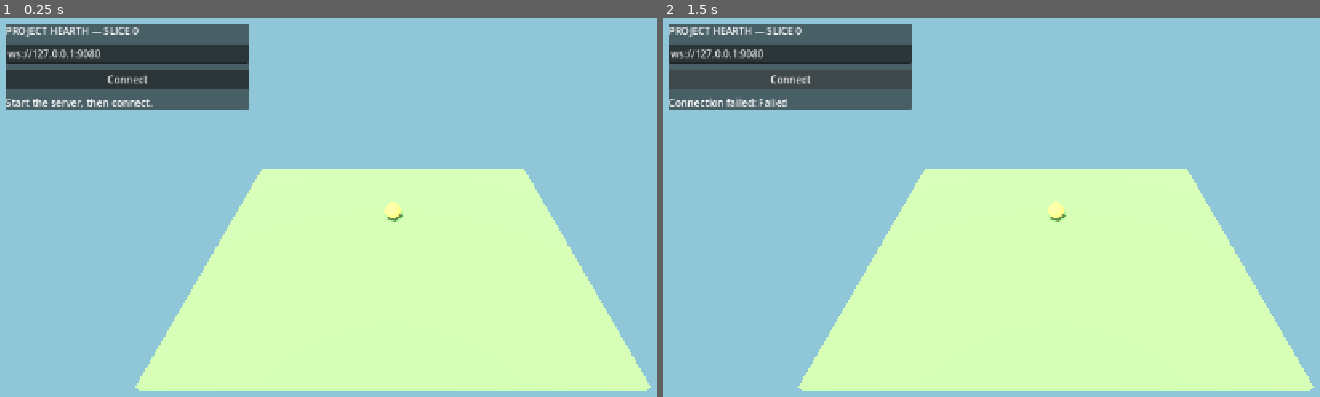
Above: before the commit, frames 1-2 (left to right).
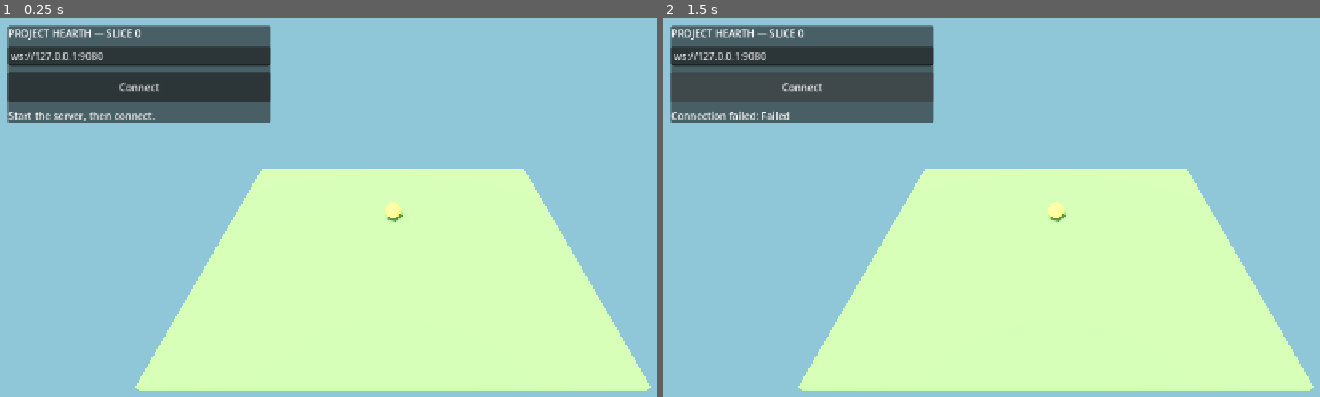
Above: after the commit, the same moments.

Repository: bayajitmohammed/project-hearth
Game: Godot game, scene res://main.tscn
The game is run twice, just before and just after one commit, with the same random seed, the same clock (stepped at 60 frames per second) and the same inputs.
Inputs:
- Up to frame 1 (0.25 s): no input
- Up to frame 2 (1.5 s): tap Enter at 0.5 s; hold D (move_right) 0.53-1.25 s; click "Connect" at 1.25 s

The runs differ from the first frame. In frame 1, 5.3% of the frame differs, in the area x 0-42%, y 1-28%; in frame 2, 5.3%.

Commit message:
Make prototype window responsive

Diff:
--- a/project.godot
+++ b/project.godot
@@ -19,8 +19,9 @@
 
 window/size/viewport_width=1280
 window/size/viewport_height=720
-window/size/window_width_override=960
-window/size/window_height_override=540
+window/size/window_width_override=1280
+window/size/window_height_override=720
+window/size/mode=2
 window/stretch/mode="canvas_items"
 window/stretch/aspect="expand"
 
--- a/scripts/main.gd
+++ b/scripts/main.gd
@@ -259,10 +259,18 @@
 func _build_interface() -> void:
 	var layer := CanvasLayer.new()
 	add_child(layer)
+	var safe_margin := MarginContainer.new()
+	safe_margin.set_anchors_and_offsets_preset(Control.PRESET_FULL_RECT)
+	safe_margin.add_theme_constant_override("margin_left", 24)
+	safe_margin.add_theme_constant_override("margin_top", 24)
+	safe_margin.add_theme_constant_override("margin_right", 24)
+	safe_margin.add_theme_constant_override("margin_bottom", 24)
+	layer.add_child(safe_margin)
 	var panel := PanelContainer.new()
-	panel.position = Vector2(20.0, 20.0)
-	panel.custom_minimum_size = Vector2(390.0, 0.0)
-	layer.add_child(panel)
+	panel.custom_minimum_size = Vector2(420.0, 0.0)
+	panel.size_flags_horizontal = Control.SIZE_SHRINK_BEGIN
+	panel.size_flags_vertical = Control.SIZE_SHRINK_BEGIN
+	safe_margin.add_child(panel)
 	var content := VBoxContainer.new()
 	content.add_theme_constant_override("separation", 10)
 	panel.add_child(content)
@@ -275,10 +283,12 @@
 	content.add_child(address_input)
 	connect_button = Button.new()
 	connect_button.text = "Connect"
+	connect_button.custom_minimum_size.y = 48.0
 	connect_button.pressed.connect(_connect_to_server)
 	content.add_child(connect_button)
 	status_label = Label.new()
 	status_label.text = "Start the server, then connect."
+	status_label.autowrap_mode = TextServer.AUTOWRAP_WORD_SMART
 	content.add_child(status_label)
 
 
